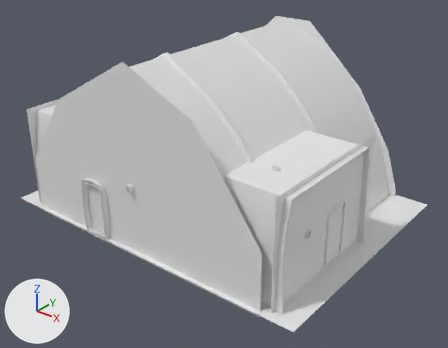
Before and after pictures for a commit that changed the FBX model Secret Santa/Assets/Meshes/living_room_02.fbx.
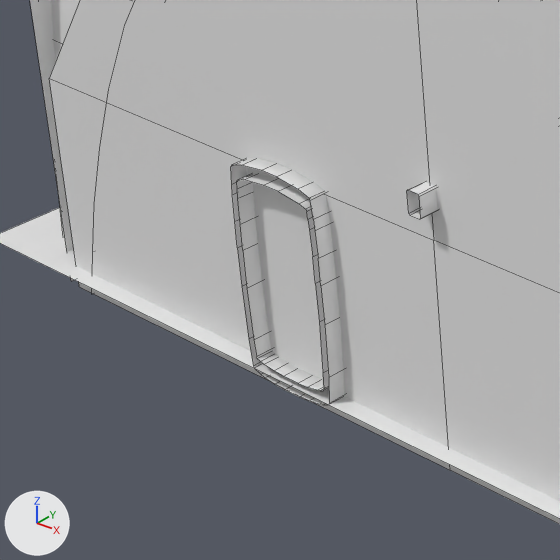
The first picture shows the older version from a 50 mm camera at (14.76, -18.24, 12.64) aimed at (0.64, -0.59, 1.69). The close-ups show both versions on the part from 5% to 37% of the width and 40% to 80% of the height of that picture; other places that the commit changed are outside them. The axes (+X, +Y, +Z) are drawn at lower left. The lights are the same throughout. The close-ups show mesh edges as thin lines. Where no turn or scale is listed for an object, it has been applied to the vertices.

The older version as bpy lines, for what is in view:
```python
me_plane_008 = bpy.data.meshes.new('Plane.008')
me_plane_008.from_pydata([(-6.93, -5.2, 0.0), (7.04, -5.2, 0.0), (-6.93, 5.2, 0.0), (7.04, 5.2, 0.0)], [], [(0, 1, 3, 2)])
me_plane_008.materials.append(mat_floor)  # white #e7e7e7
me_plane_012 = bpy.data.meshes.new('Plane.012')
me_plane_012.from_pydata(...)  # 184 vertices, 156 faces; spans x -0.694..0.694, y -0.136..0.136, z -0.694..0.694
me_plane_012.materials.append(mat_room_atlas)  # white #e7e7e7
me_plane_014 = bpy.data.meshes.new('Plane.014')
me_plane_014.from_pydata([(2.99, 0.0, 5.82), (-3.65, 0.0, 5.12), (5.66, 0.0, -0.26), (-5.66, 0.0, -0.26), (5.66, 0.0, 2.2), (-5.66, 0.0, 2.2), (0.0, 0.0, -0.26), (0.0, 0.0, 7.18), (0.0, 0.0, 2.2)], [], [(8, 7, 0, 4), (6, 8, 4, 2), (1, 7, 8, 5), (8, 6, 3, 5)])
ob_plane_005 = bpy.data.objects.new('Plane.005', me_plane_008)
ob_plane_005.location = (0.0, 0.0, 0.0)
ob_plane_010 = bpy.data.objects.new('Plane.010', me_plane_014)
ob_plane_010.location = (0.0, -5.0, 0.0)
ob_window_006_plane_016_dupli = bpy.data.objects.new('window.006|Plane.016|Dupli|', me_plane_012)
ob_window_006_plane_016_dupli.parent = ob_window_006
ob_window_006_plane_016_dupli.location = (0.0, 0.0, 0.0)
# also in view: 'Plane.002' at (-6.0, -1.72, 1.9); 'Cube.005' at (0.0, 0.0, 2.64); 'Plane.006' at (0.0, 0.0, 3.34)
```
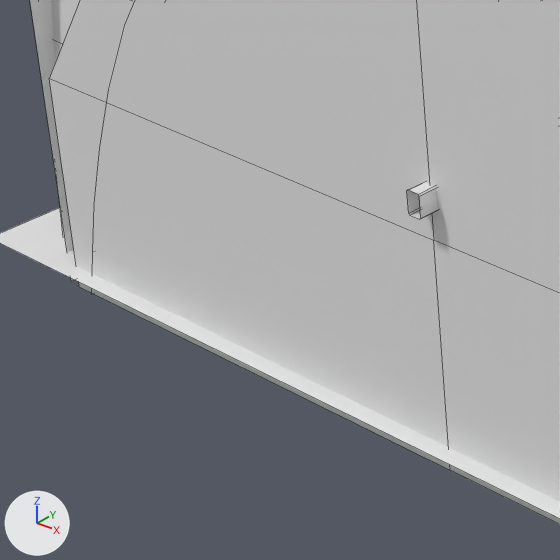
What differs and where, as boxes (x1, y1, x2, y2) in the close-ups (560 x 560 px):
'window.006|Plane.016|Dupli|', deleted: before (231, 158, 344, 405)

The edits, one by one:
Object 'window.006|Plane.016|Dupli|' (ob_window_006_plane_016_dupli) is deleted.
